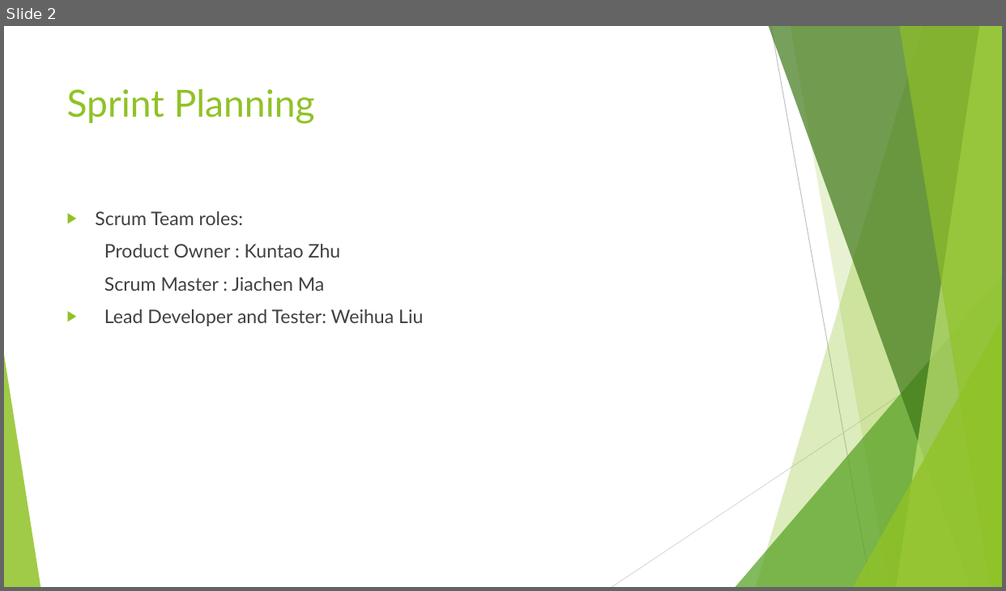
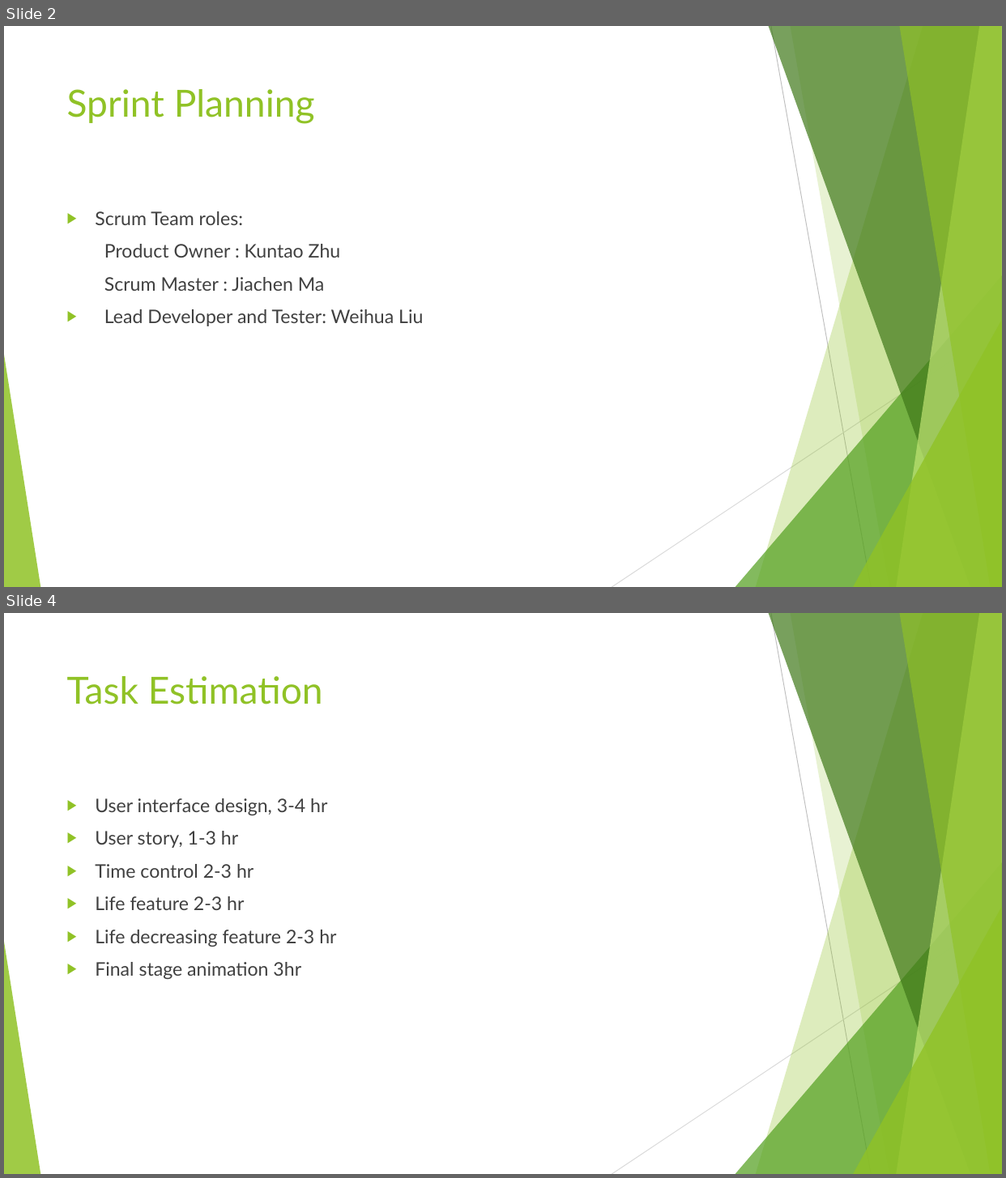
Before and after one commit to OOP4610/maze, a slide deck: Part 3/Sprint 1.pptx. Shown one above the other, each under a label of ours: slide 2 before the commit, slides 2 and 4 after it; the slides between them are not shown. The pictures are 1006x591 and 1006x1178 pixels, drawn with LibreOffice and Linux fonts; fonts in the diff are those of the drawing. Boxes give left, top, right and bottom in pixels: in the first picture for what was removed or moved away, otherwise in the second. Text is boxed around its words. In the diff, an @@ line names an element or a change of style, - is before the commit and + after.

```diff
--- a/Part 3/Sprint 1.pptx
+++ b/Part 3/Sprint 1.pptx
@@ slide 4 added at <box>4,613,1002,1174</box>, background #FFFFFF; not listed: 10 template elements that a slide beside it also shows @@
@@ title added at <box>67,676,323,705</box>, 36 pt, text #90C226 @@
+Task Estimation
@@ text added at <box>95,798,336,979</box>, 18 pt, text #404040 @@
+▶ User interface design, 3-4 hr
+▶ User story, 1-3 hr
+▶ Time control 2-3 hr
+▶ Life feature 2-3 hr
+▶ Life decreasing feature 2-3 hr
+▶ Final stage animation 3hr
```
Also in this commit, not shown: 1 other slide added, 1 slide removed, 1 other file.
